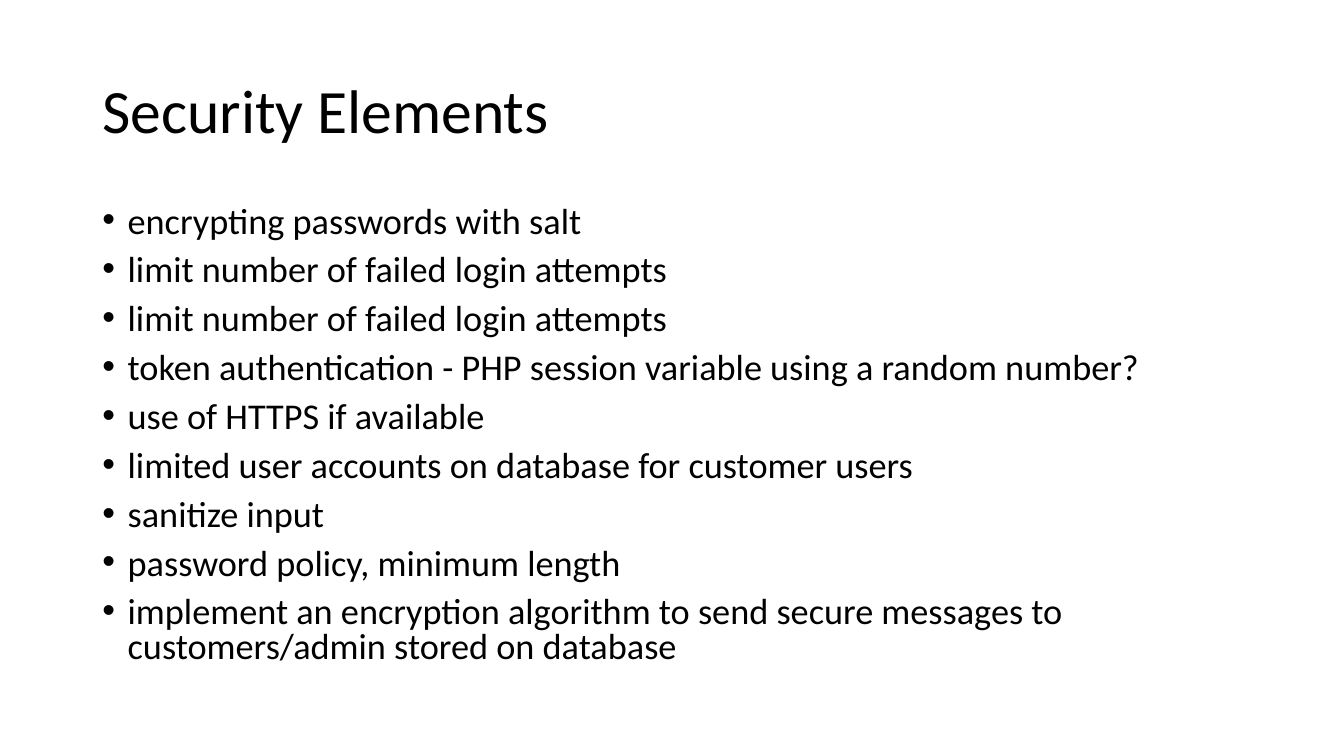
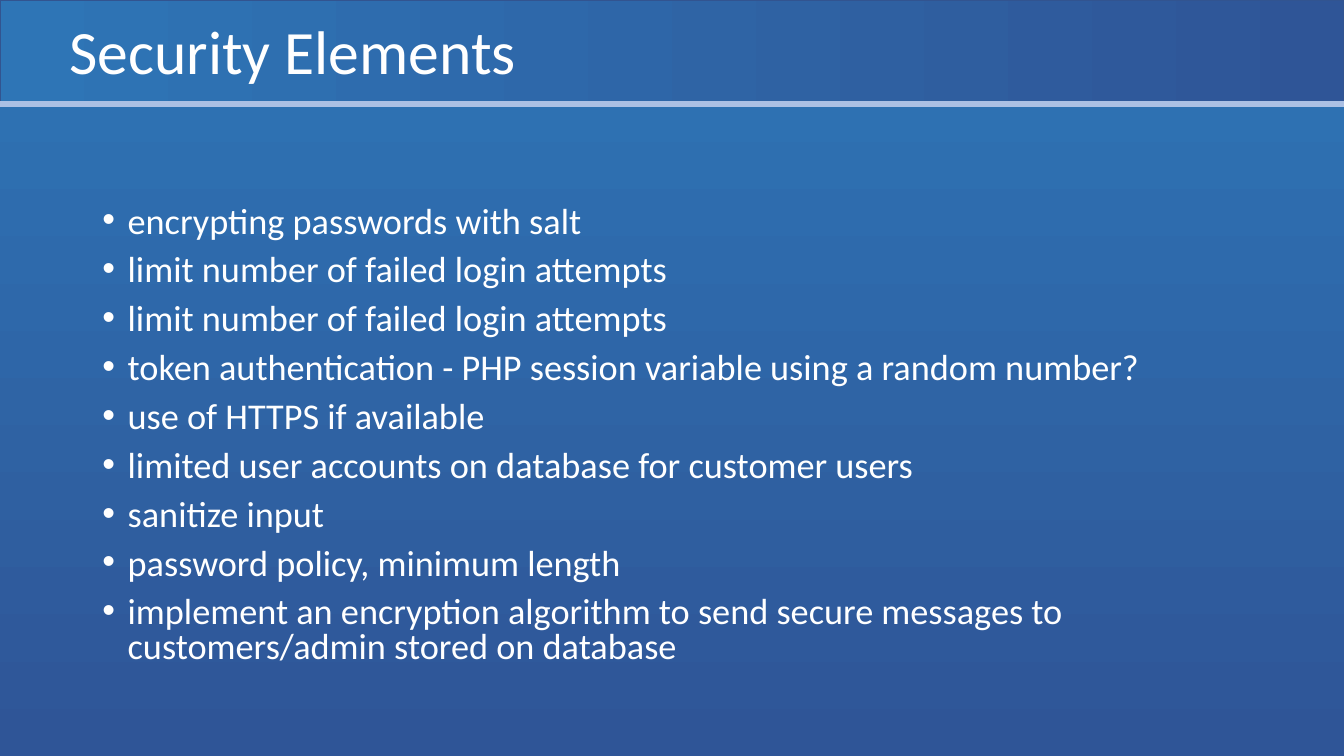
Before and after one commit to Eyo123/ISAD251REF, a slide deck: slide 8 of Presentations/PRCO204 Group Presentation.pptx (slide 7 before the commit). Drawn at 1344x756 pixels with LibreOffice and Linux fonts; fonts in the diff are those of the drawing. Boxes give left, top, right and bottom in pixels: in the first picture for what was removed or moved away, otherwise in the second. Text is boxed around its words. In the diff, an @@ line names an element or a change of style, - is before the commit and + after.

```diff
--- a/Presentations/PRCO204 Group Presentation.pptx
+++ b/Presentations/PRCO204 Group Presentation.pptx
@@ background #FFFFFF to gradient #2E75B6 to #2F5597 @@
@@ rectangle added at (0,0,1344,104), fill gradient #2E75B6 to #2F5597, outline #325491 1 pt @@
@@ title "Security Elements" at (70,31,516,84): text colour #000000 to #FFFFFF @@
@@ title "Security Elements": place and size @@
-title "Security Elements" at (102,90,549,143)
+title "Security Elements" at (70,31,516,84)
@@ line added from (0, 104) to (1344, 104), #ABC0E4 4 pt @@
@@ text "encrypting passwords with salt" at (128,209,1139,661): text colour #000000 to #FFFFFF @@
```
Also in this commit, not shown: 7 other slides changed, 1 slide added.
